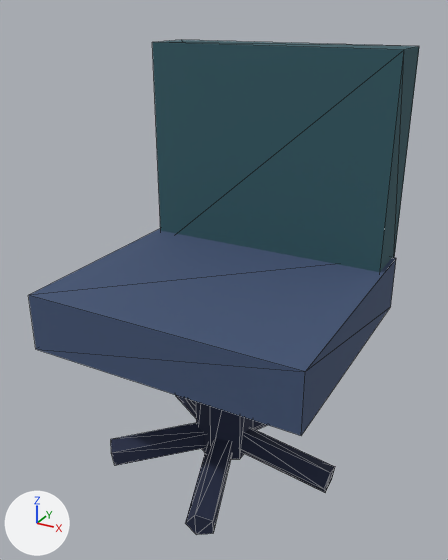
An edit to the glTF model assets/models/bb_office/chair.glb, drawn before and after from the same camera.
Both versions are drawn from a camera (50 mm lens) standing at (0.617, -1.126, 1.076) and looking at (-0.004, 0.003, 0.512). The lights are fixed; the arrows at lower left show +X, +Y and +Z. The older version comes first. Mesh edges are drawn as thin lines. Vertices at exactly the same position are counted once.

In view in the first picture: 'chair'.
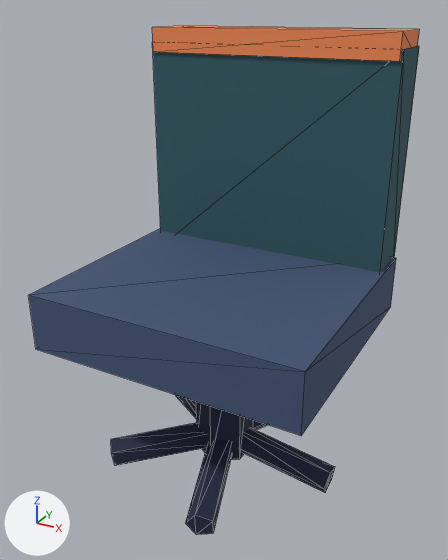
Changed parts and their boxes [x1, y1, x2, y2] in the pictures (448 x 560 px):
'chair', reshaped
    before: [28, 40, 419, 535]
    after: [28, 26, 420, 535]
part 1 of me_chair, added (orange)
    after: [152, 26, 420, 61]

What changed in the scene script:
```text
Add mat_orange:
    mat_orange = principled_material('orange')
    mat_orange.base_color = (0.905, 0.254, 0.0887)  # orange #f48a54
    mat_orange.roughness = 0.87
Change me_chair:
    used by ob_chair; location = (0.0, 0.0, 0.0)
    remove me_chair.from_pydata(...)  # 78 vertices, 124 faces; spans x -0.31..0.31, y -0.29..0.315, z 0.028..1.0
    add me_chair.from_pydata(...)  # 86 vertices, 136 faces; spans x -0.31..0.31, y -0.29..0.32, z 0.028..1.033
    me_chair part 1: a new loose piece, a box spanning x -0.295..0.295, y 0.18..0.32, z 0.979..1.033, in mat_orange (orange #f48a54)
    add me_chair.materials.append(mat_orange)  # orange #f48a54
```
